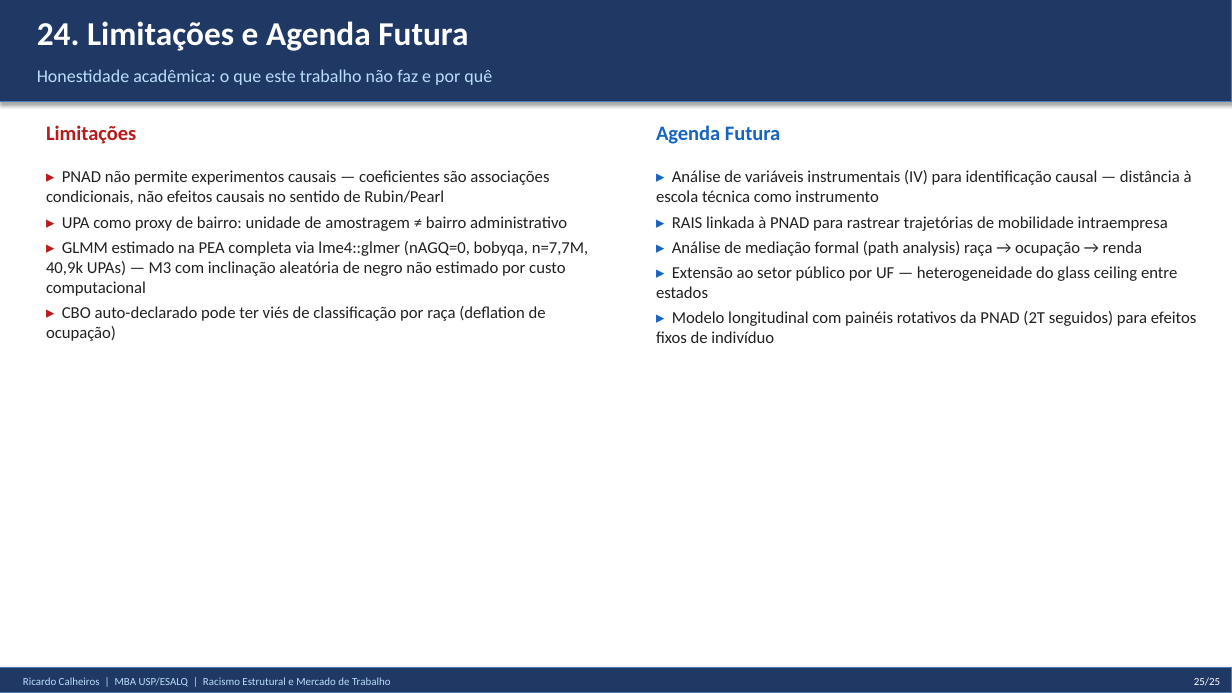
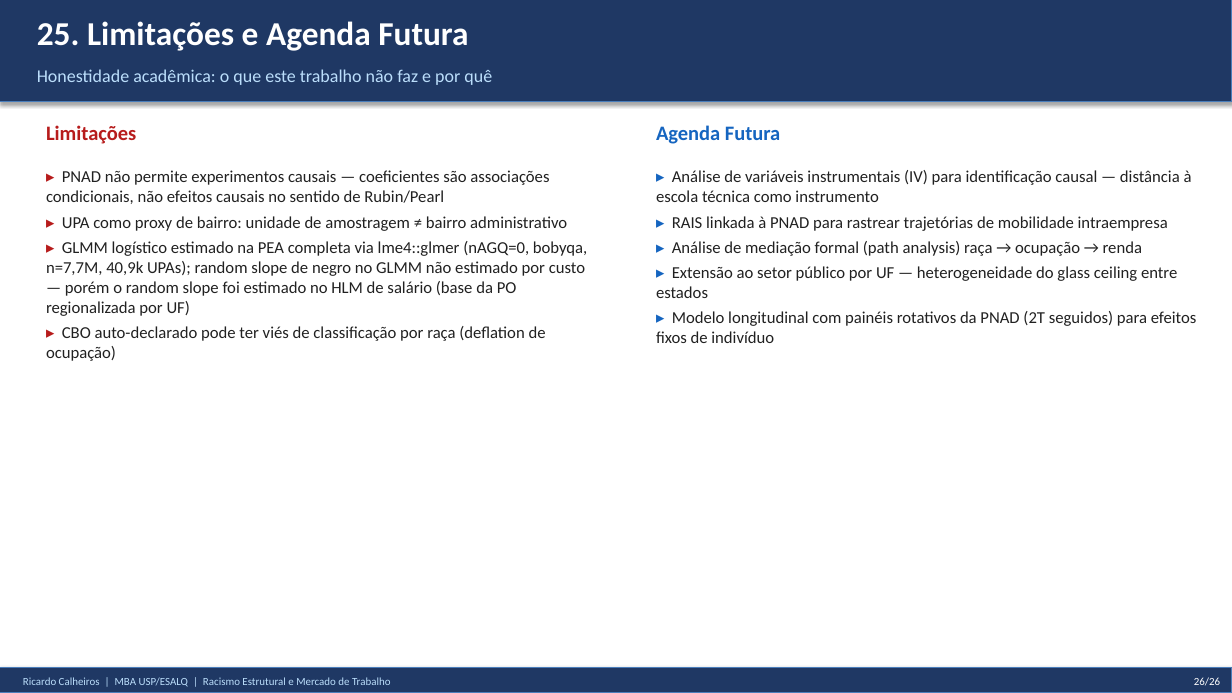
Before and after one commit to rickinrj-ux/ProjetoRacismoPNAD, a slide deck: slide 26 of apresentacao_tcc.pptx (slide 25 before the commit). Drawn at 1232x693 pixels with LibreOffice and Linux fonts; fonts in the diff are those of the drawing. Boxes give left, top, right and bottom in pixels: in the first picture for what was removed or moved away, otherwise in the second. Text is boxed around its words. In the diff, an @@ line names an element or a change of style, - is before the commit and + after.

```diff
--- a/apresentacao_tcc.pptx
+++ b/apresentacao_tcc.pptx
@@ text at (37, 21, 468, 51): text changed @@
-24. Limitações e Agenda Futura
+25. Limitações e Agenda Futura
@@ text at (46, 241, 587, 316): text changed @@
-▸ GLMM estimado na PEA completa via lme4::glmer (nAGQ=0, bobyqa, n=7,7M, 40,9k UPAs) — M3 com inclinação aleatória de negro não estimado por custo computacional
+▸ GLMM logístico estimado na PEA completa via lme4::glmer (nAGQ=0, bobyqa, n=7,7M, 40,9k UPAs); random slope de negro no GLMM não estimado por custo — porém o random slope foi estimado no HLM de salário (base da PO regionalizada por UF)
@@ text at (1194, 677, 1220, 686): text changed @@
-25/25
+26/26
```
Also in this commit, not shown: 24 other slides changed, 1 slide added, 26 other files.
